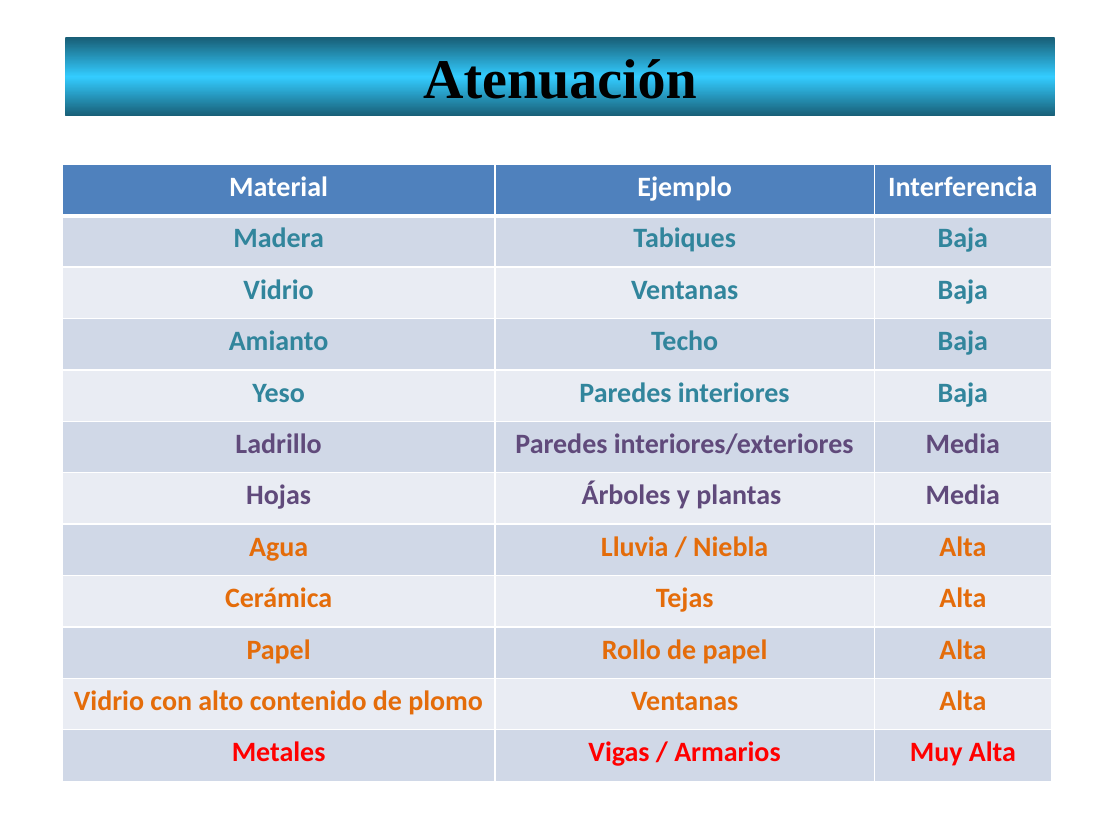
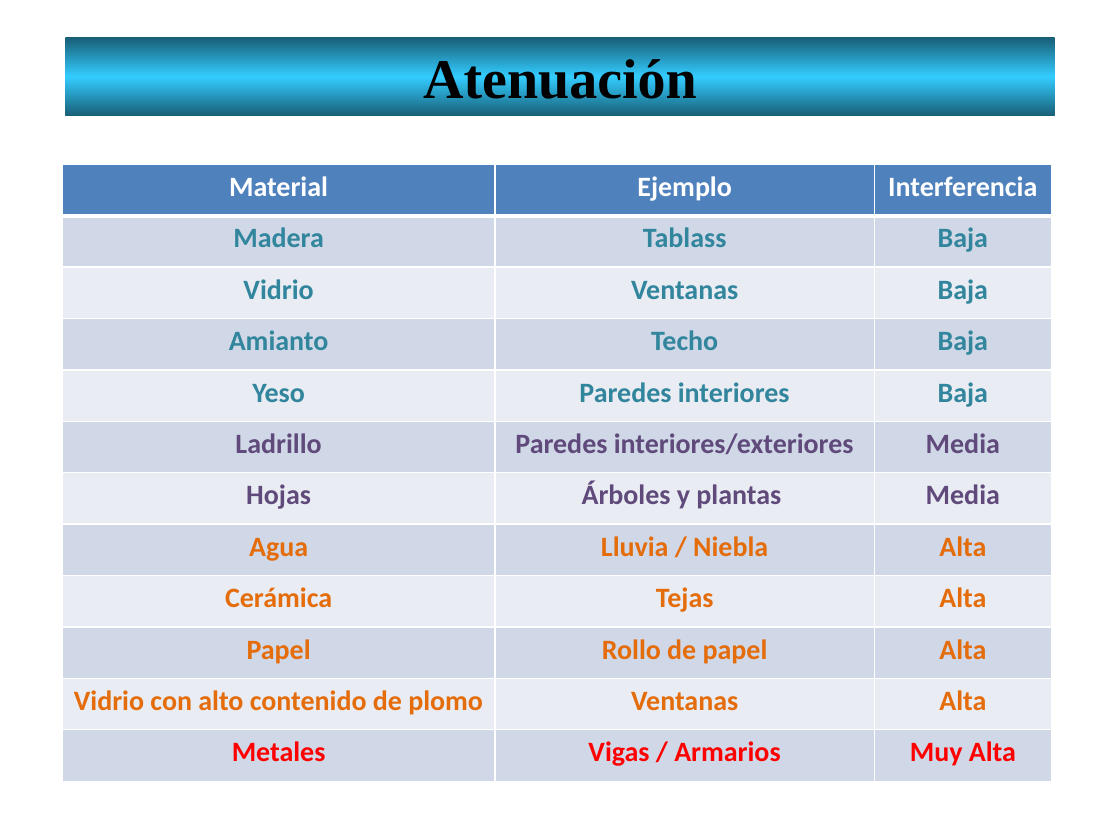
Before and after one commit to lizetheP/Redes1, a slide deck: slide 27 of CalendarioAgo20/Presentaciones/13_RedesInalambricas.pptx. Drawn at 1120x840 pixels with LibreOffice and Linux fonts; fonts in the diff are those of the drawing. Boxes give left, top, right and bottom in pixels: in the first picture for what was removed or moved away, otherwise in the second. Text is boxed around its words. In the diff, an @@ line names an element or a change of style, - is before the commit and + after.

```diff
--- a/CalendarioAgo20/Presentaciones/13_RedesInalambricas.pptx
+++ b/CalendarioAgo20/Presentaciones/13_RedesInalambricas.pptx
@@ table at (63,165,1053,782) @@
-row 2, column 2: Tabiques
+row 2, column 2: Tablass
```
Also in this commit, not shown: 2 other slides changed, 1 other file.
